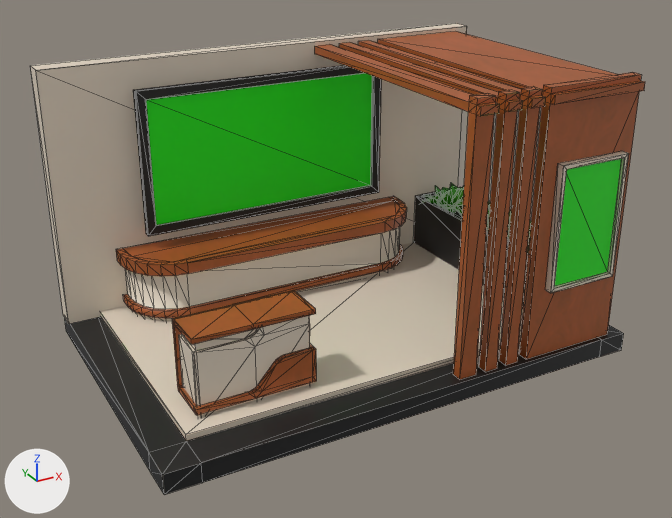
Renders of the glTF model frontend/public/models/stand2.glb from each side of a commit.
Camera for both pictures: a 50 mm camera at (-9.83, -17.1, 10.76) aimed at (-0.28, 0.25, 2.08). Lighting does not change. The marker at lower left points along +X, +Y and +Z. The first picture is the older version. Mesh edges are drawn as thin lines. Objects named as collision shapes, trigger or cutter boxes, shadow casters or lower levels of detail are left out. Where no turn or scale is listed for an object, it has been applied to the vertices.

In view in the first picture: 'PanelPoster', 'PanelVideo', 'Plane.001'.
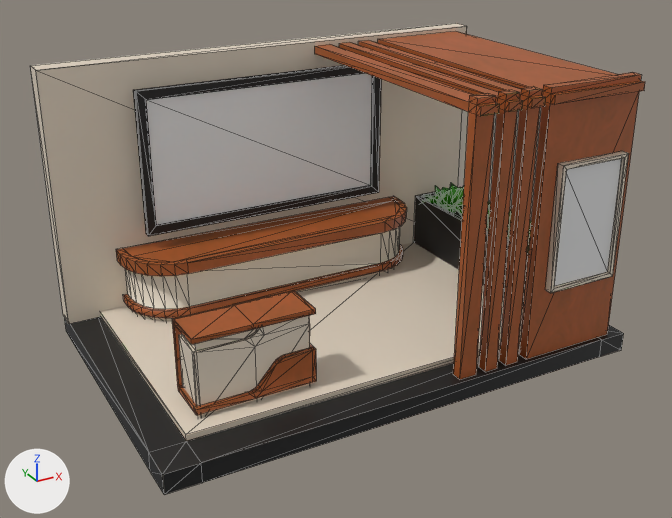
Where the newer file only moved an object's origin or applied its transform, the numbers keep the older frame.

Boxes (x1, y1, x2, y2) around the edits, measured in the pictures (672 x 518 px):
```json
{"object": "PanelVideo", "change": "recoloured", "before": [146, 73, 372, 225], "after": [146, 73, 372, 225], "on screen": "green to white"}
{"object": "PanelPoster", "change": "recoloured", "before": [555, 159, 622, 286], "after": [555, 159, 622, 286], "on screen": "green to white"}
```

Edits to the scene script, one JSON object a line:
```json
{"block": "me_cube_017", "where": "me_cube_017.from_pydata(...)  # 4 vertices, 2 faces; spans x -3.53..2.52, y 3.43, z 2.42..5.51"}
{"op": "remove", "block": "me_cube_017", "code": "me_cube_017.materials.append(mat_material_001)  # green #11e700"}
{"block": "me_cube_018", "where": "me_cube_018.from_pydata(...)  # 4 vertices, 2 faces; spans x -0.82..0.82, y 0.0, z -1.37..1.37"}
{"op": "remove", "block": "me_cube_018", "code": "me_cube_018.materials.append(mat_material_001)  # green #11e700"}
```
